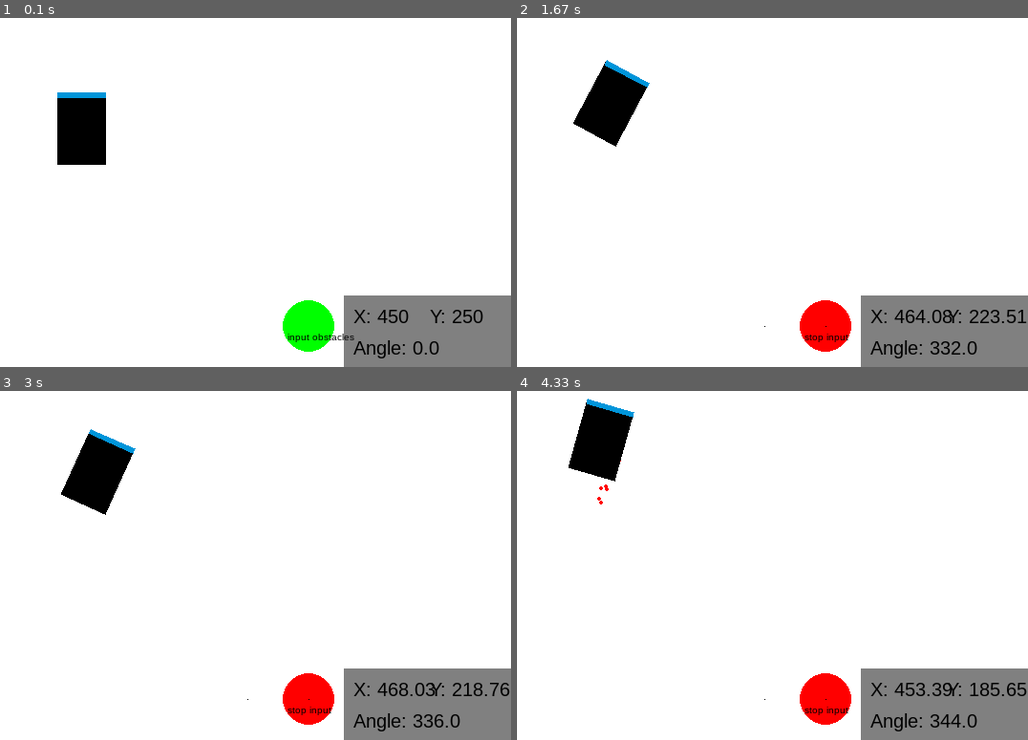
Above: before the commit, frames 1-4 (two rows, left to right).
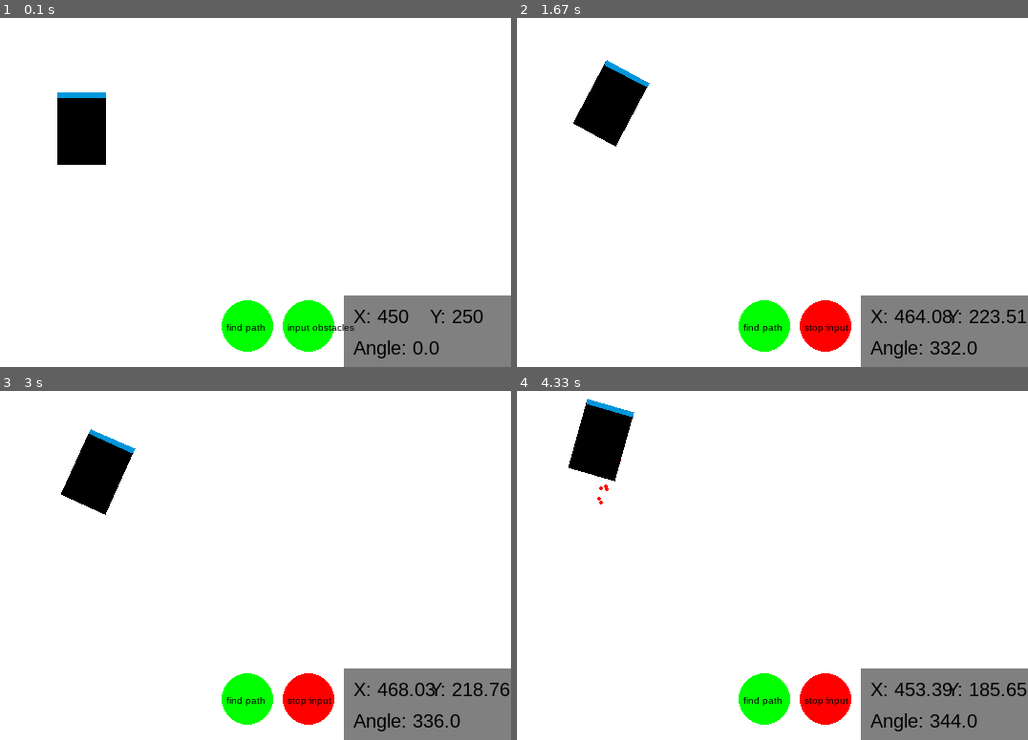
Above: after the commit, the same moments.

Repository: Wooyceps/mobile-robot-pygame-simulation
Game: pygame game, started from main.py
Two runs of this game, one before a commit and one after it. Both use one fixed random seed, a clock stepped at 60 frames per second and the inputs below.
Inputs (mouse positions are in pixels of both pictures, inside the frame that each line leads up to):
- Up to frame 1 (0.1 s): no input
- Up to frame 2 (1.67 s): click "input obstacles" at 0.38 s; click (762, 325) at 0.72 s, where only the run after the commit has a clickable "find path"; hold Right 1-1.47 s; hold Up from 1.5 s (still down)
- Up to frame 3 (3 s): release Up at 1.8 s; hold Right 1.83-2.3 s; hold Left 2.33-2.87 s; hold Down from 2.9 s (still down)
- Up to frame 4 (4.33 s): release Down at 3.2 s; hold Left 3.23-3.63 s; hold Up 3.67-4.03 s; hold Right from 4.07 s (still down)

The runs differ from the first frame. In frame 1, 1.4% of the frame differs, in the area x 43-70%, y 80-96%; in frame 2, 1.3%; in frame 3, 1.3%; in frame 4, 1.3%.

Commit message:
dalsza praca

Diff:
--- a/map.py
+++ b/map.py
@@ -8,6 +8,7 @@
     def __init__(self, amr):
         self.enable_map = True
         self.enable_input = False
+        self.enable_pathfinding = False
         self.amr = amr
         self.width = WIDTH
         self.height = HEIGHT
@@ -17,8 +18,8 @@
         self.downsized_grid = []
         self.obstacles = []
         self.button_radius = INTERFACE_HEIGHT // 2 - 10
-        self.button_x = WIDTH - INTERFACE_WIDTH - self.button_radius - 10
-        self.button_y = HEIGHT - INTERFACE_HEIGHT + self.button_radius + 5
+        self.button_1 = (WIDTH - INTERFACE_WIDTH - self.button_radius - 10, HEIGHT - INTERFACE_HEIGHT + self.button_radius + 5)
+        self.button_2 = (self.button_1[0] - 2*self.button_radius - 10, self.button_1[1])
         self.font = pg.font.SysFont(FONT, 10)
 
     def input_obstacles(self, mouse_down, mouse_up):
@@ -59,19 +60,30 @@
 
     def button_handler(self, mouse_pos):
         if mouse_pos:
-            if self.button_x - self.button_radius <= mouse_pos[0] <= self.button_x + self.button_radius and \
-                    self.button_y - self.button_radius <= mouse_pos[1] <= self.button_y + self.button_radius:
+            if self.button_1[0] - self.button_radius <= mouse_pos[0] <= self.button_1[0] + self.button_radius and \
+                    self.button_1[1] - self.button_radius <= mouse_pos[1] <= self.button_1[1] + self.button_radius:
                 self.enable_input = not self.enable_input
+            elif self.button_2[0] - self.button_radius <= mouse_pos[0] <= self.button_2[0] + self.button_radius and \
+                    self.button_2[1] - self.button_radius <= mouse_pos[1] <= self.button_2[1] + self.button_radius:
+                self.enable_pathfinding = not self.enable_pathfinding
 
-    def draw_input_button(self):
+    def draw_buttons(self):
         if not self.enable_input:
-            pg.draw.circle(WIN, GREEN, (self.button_x, self.button_y), self.button_radius)
+            pg.draw.circle(WIN, GREEN, (self.button_1[0], self.button_1[1]), self.button_radius)
             WIN.blit(self.font.render(
-                "input obstacles", 1, BLACK), (self.button_x - self.button_radius + 5, self.button_y + 5))
-        if self.enable_input:
-            pg.draw.circle(WIN, RED, (self.button_x, self.button_y), self.button_radius)
+                "input obstacles", 1, BLACK), (self.button_1[0] - self.button_radius + 5, self.button_1[1] - 5))
+        else:
+            pg.draw.circle(WIN, RED, (self.button_1[0], self.button_1[1]), self.button_radius)
             WIN.blit(self.font.render(
-                "stop input", 1, BLACK), (self.button_x - self.button_radius + 5, self.button_y + 5))
+                "stop input", 1, BLACK), (self.button_1[0] - self.button_radius + 5, self.button_1[1] - 5))
+        if not self.enable_pathfinding:
+            pg.draw.circle(WIN, GREEN, (self.button_2[0], self.button_2[1]), self.button_radius)
+            WIN.blit(self.font.render(
+                "find path", 1, BLACK), (self.button_2[0] - self.button_radius + 5, self.button_2[1] - 5))
+        else:
+            pg.draw.circle(WIN, RED, (self.button_2[0], self.button_2[1]), self.button_radius)
+            WIN.blit(self.font.render(
+                "stop", 1, BLACK), (self.button_2[0] - self.button_radius + 5, self.button_2[1] - 5))
 
     def draw_obstacles(self):
         for obstacle in self.obstacles:
@@ -81,9 +93,12 @@
         self.button_handler(mouse_down)
         if self.enable_input:
             self.input_obstacles(mouse_down, mouse_up)
-        # self.put_obstacle_on_grid()     # !!!!!!!!!
+        if self.enable_pathfinding:
+            self.put_obstacle_on_grid()
+            # algorytm do szukania sciezki i zapisywania jej
+            self.enable_pathfinding = False
 
     def draw(self):
         if self.enable_map:
-            self.draw_input_button()
+            self.draw_buttons()
             self.draw_obstacles()
Binary file changed: requirements.txt
